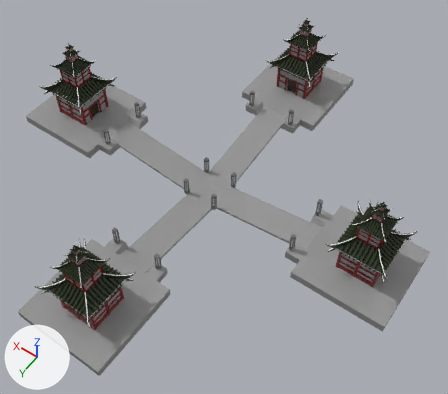
Before and after pictures for a commit that changed the FBX model Assets/Models/SamuraiCutPagodaExampleLevel.fbx.
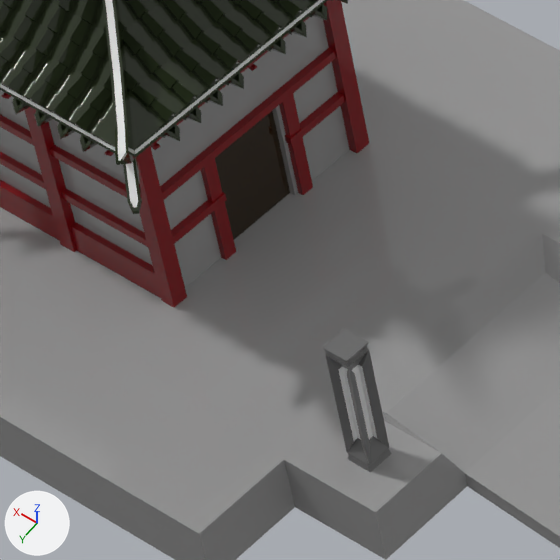
The first picture shows the older version from a camera (50 mm lens) standing at (-15.8, 20.6, 32.0) and looking at (-1.9, 1.1, 1.5). The close-ups show both versions on the part from 14% to 29% of the width and 23% to 40% of the height of that picture; other places that the commit changed are outside them. The lights are fixed; the arrows at lower left show +X, +Y and +Z. Where no turn or scale is listed for an object, it has been applied to the vertices.
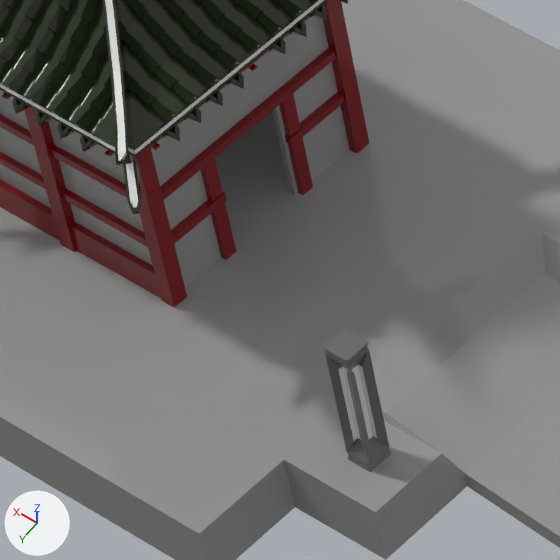
Where the newer file only moved an object's origin or applied its transform, the numbers keep the older frame.

Where the change shows, as pixel boxes (x1, y1, x2, y2) in the close-ups (560 x 560 px):
'Cube.015', reshaped
    both: (0, 0, 560, 560)
part 1 of me_cube_015, deleted
    before: (215, 111, 290, 239)

Edits to the bpy script that builds the scene:
```text
Change mat_material_001:
    mat_material_001.base_color: (0.204, 0.00483, 0.0075) -> (0.133, 0.133, 0.133)  # red #7d0f15 -> dark grey #666666
Change mat_material_002:
    mat_material_002.base_color: (0.308, 0.308, 0.308) -> (0.204, 0.00483, 0.0075)  # grey #979797 -> red #7d0f15
Change mat_material_003:
    mat_material_003.base_color: (0.0266, 0.0148, 0.00515) -> (0.308, 0.308, 0.308)  # brown #2d2010 -> grey #979797
Change me_cube_015:
    where me_cube_015.from_pydata(...)  # 55876 vertices, 41496 faces; spans x -21.5..6.5, y -12.4..15.6, z -2.1..5.2
    used by ob_cube_015; location = (7.462, -1.578, 1.518)
    verts and faces of me_cube_015; kept vertices keep their numbers, new ones are numbered from 55876
    before: 26664 (2.6, 1.3, -0.6) at pixel (290, 192), 26665 (2.6, 2.0, -0.6), 26666 (2.6, 2.0, 0.4), 26667 (2.6, 1.3, 0.4)
    remove me_cube_015.materials.append(mat_material)  # dark grey #666666
    me_cube_015 part 1
    add delete_faces([(26664, 26667, 26666, 26665)])
```
